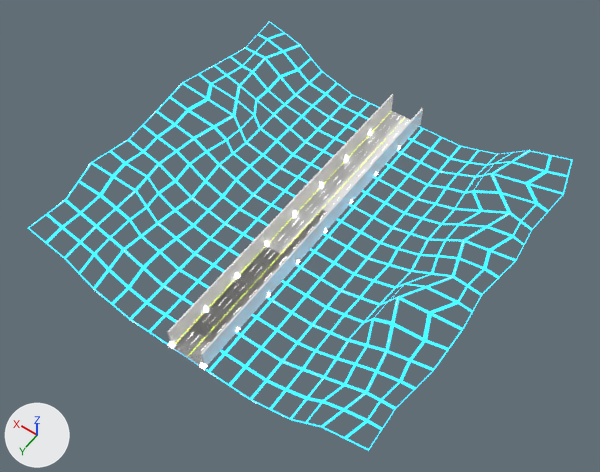
Renders of the FBX model Assets/FBX/Environment/Roads/RoadLevel2_var1.fbx from each side of a commit.
One viewpoint serves both versions: a 50 mm lens placed at (-318.0, 261.0, 695.0), pointed at (-6.0, -176.0, 7.0). Lighting does not change. The marker at lower left points along +X, +Y and +Z. Where no turn or scale is listed for an object, it has been applied to the vertices.

Before the edit, the objects in view are built like this:
```python
me_cube_005 = bpy.data.meshes.new('Cube.005')
me_cube_005.from_pydata(...)  # a box spanning x -19.0..19.0, y -400.0..0.0, z -2.0..0.0
me_cube_011 = bpy.data.meshes.new('Cube.011')
me_cube_011.from_pydata(...)  # a box spanning x 19.0..21.0, y -400.0..0.0, z 0.0..26.0; a box spanning x -21.0..-19.0, y -400.0..0.0, z 0.0..26.0
me_plane_003 = bpy.data.meshes.new('Plane.003')
me_plane_003.from_pydata(...)  # 1997 vertices, 1392 faces; spans x -213.0..213.0, y -400.0..2.0, z -4.0..53.0
# faces by material slot: [928, 96, 272, 96]
me_plane_003.materials.append(mat_retrometal_mg)
me_plane_003.materials.append(mat_retrogodray)  # white #e7e7e7
me_plane_003.materials.append(mat_retroemit_mg)
me_plane_003.materials.append(mat_retrodiffuse_mg)
ob_roadlevel2_cldr = bpy.data.objects.new('RoadLevel2_cldr', me_cube_005)
ob_roadlevel2_cldr.location = (0.0, 0.0, 0.0)
ob_roadlevel2_cldr_walls = bpy.data.objects.new('RoadLevel2_cldr_walls', me_cube_011)
ob_roadlevel2_cldr_walls.location = (0.0, 0.0, 0.0)
ob_roadlevel2_var1 = bpy.data.objects.new('RoadLevel2_var1', me_plane_003)
ob_roadlevel2_var1.location = (0.0, 0.0, 0.0)
```
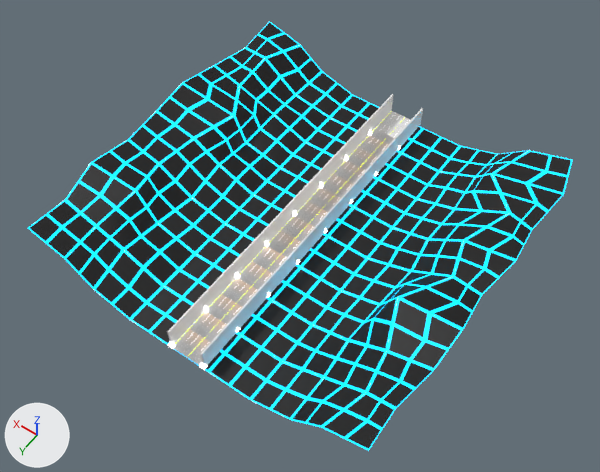
Commit message: Retro Universal WIP

Boxes (x1, y1, x2, y2) around the edits, measured in the pictures (600 x 472 px):
'RoadLevel2_var1', reshaped
    before: (33, 22, 530, 417)
    after: (28, 21, 573, 451)
part 1 of me_plane_003, recoloured
    after: (170, 112, 401, 365)
part 2 of me_plane_003, recoloured
    before: (33, 22, 530, 417)
    after: (28, 21, 573, 451)
part 3 of me_plane_003, recoloured
    after: (181, 118, 385, 337)

Diff of the bpy script that builds the scene:
```diff
--- a/Assets/FBX/Environment/Roads/RoadLevel2_var1.fbx.py
+++ b/Assets/FBX/Environment/Roads/RoadLevel2_var1.fbx.py
@@ mat_retrouniversal @@
+mat_retrouniversal = bpy.data.materials.new('RetroUniversal')
+# uses the picture img_retroatlas_maingame_png
@@ me_plane_003 @@
 # used by ob_roadlevel2_var1; location = (0.0, 0.0, 0.0)
-me_plane_003.from_pydata(...)  # 1997 vertices, 1392 faces; spans x -213.0..213.0, y -400.0..2.0, z -4.0..53.0
-me_plane_003.materials.append(mat_retrogodray)  # white #e7e7e7
+me_plane_003.from_pydata(...)  # 1869 vertices, 1296 faces; spans x -213.0..213.0, y -400.0..0.0, z -4.0..53.0
+# me_plane_003 part 1: 928 faces spanning x -21.0..21.0, y -400.0..0.0, z 0.0..9.0 switch from mat_retrometal_mg to mat_retrouniversal
+# me_plane_003 part 2: 272 faces spanning x -213.0..213.0, y -400.0..0.0, z -4.0..53.0 switch from mat_retroemit_mg to mat_retrouniversal
+# me_plane_003 part 3: 96 faces spanning x -20.0..20.0, y -400.0..0.0, z -2.0..0.0 switch from mat_retrodiffuse_mg to mat_retrouniversal
```
